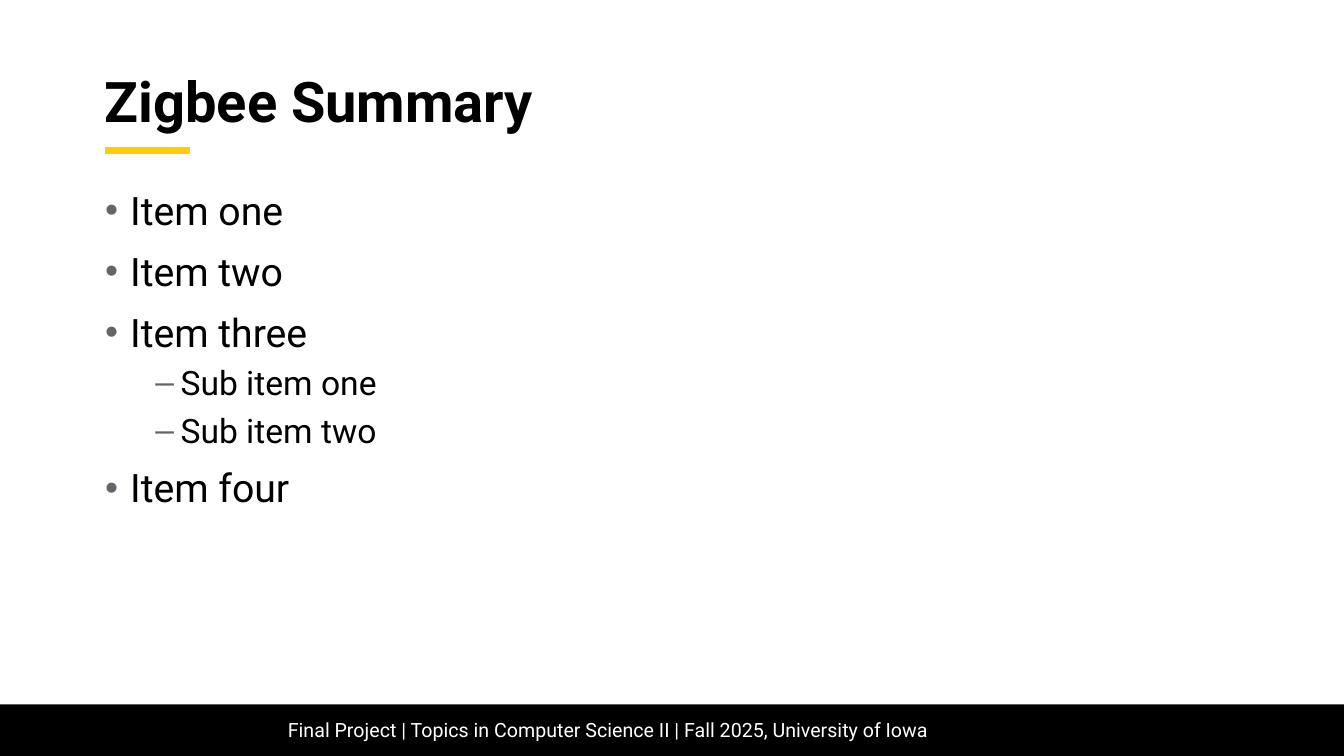
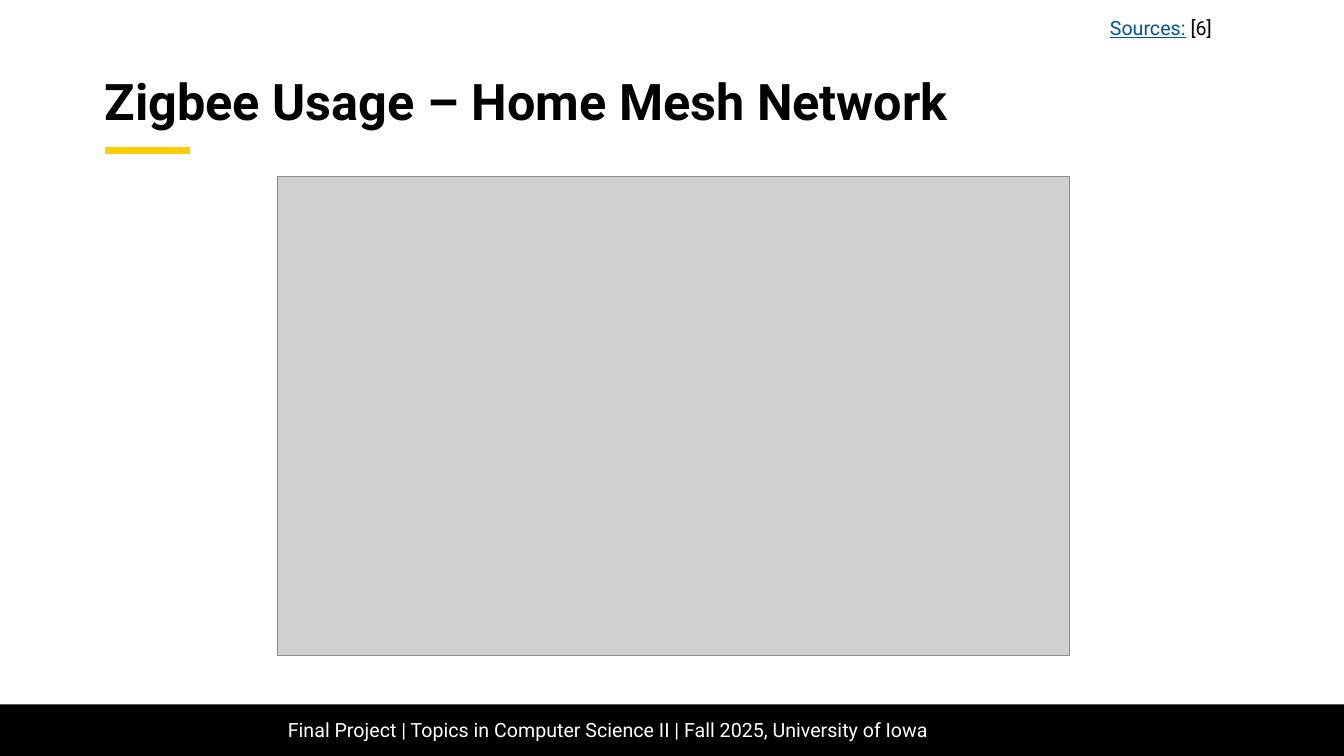
Before and after one commit to mattnkrueger/cs-4980--real-time-cyber-physical-systems, a slide deck: slide 31 of project/final_project-comparison_of_thread_zigbee_and_zwave_for_home_automation.pptx (slide 29 before the commit). Drawn at 1344x756 pixels with LibreOffice and Linux fonts; fonts in the diff are those of the drawing; grey boxes stand for pictures; background and template pictures are left out. Boxes give left, top, right and bottom in pixels: in the first picture for what was removed or moved away, otherwise in the second. Text is boxed around its words. In the diff, an @@ line names an element or a change of style, - is before the commit and + after.

```diff
--- a/project/final_project-comparison_of_thread_zigbee_and_zwave_for_home_automation.pptx
+++ b/project/final_project-comparison_of_thread_zigbee_and_zwave_for_home_automation.pptx
@@ text added at [1110, 19, 1212, 38], 14 pt, text #00558C, underline @@
+Sources: [6]
@@ title at [105, 82, 948, 131]: text changed; size 40 to 36 pt @@
-Zigbee Summary
+Zigbee Usage – Home Mesh Network
@@ picture added at [278, 177, 1071, 655] @@
@@ text removed at [130, 197, 377, 503] @@
-• Item one
-• Item two
-• Item three
-  ‒ Sub item one
-  ‒ Sub item two
-• Item four
```
Also in this commit, not shown: 31 other slides changed, 20 slides added, 7 slides removed, 2 other files.
